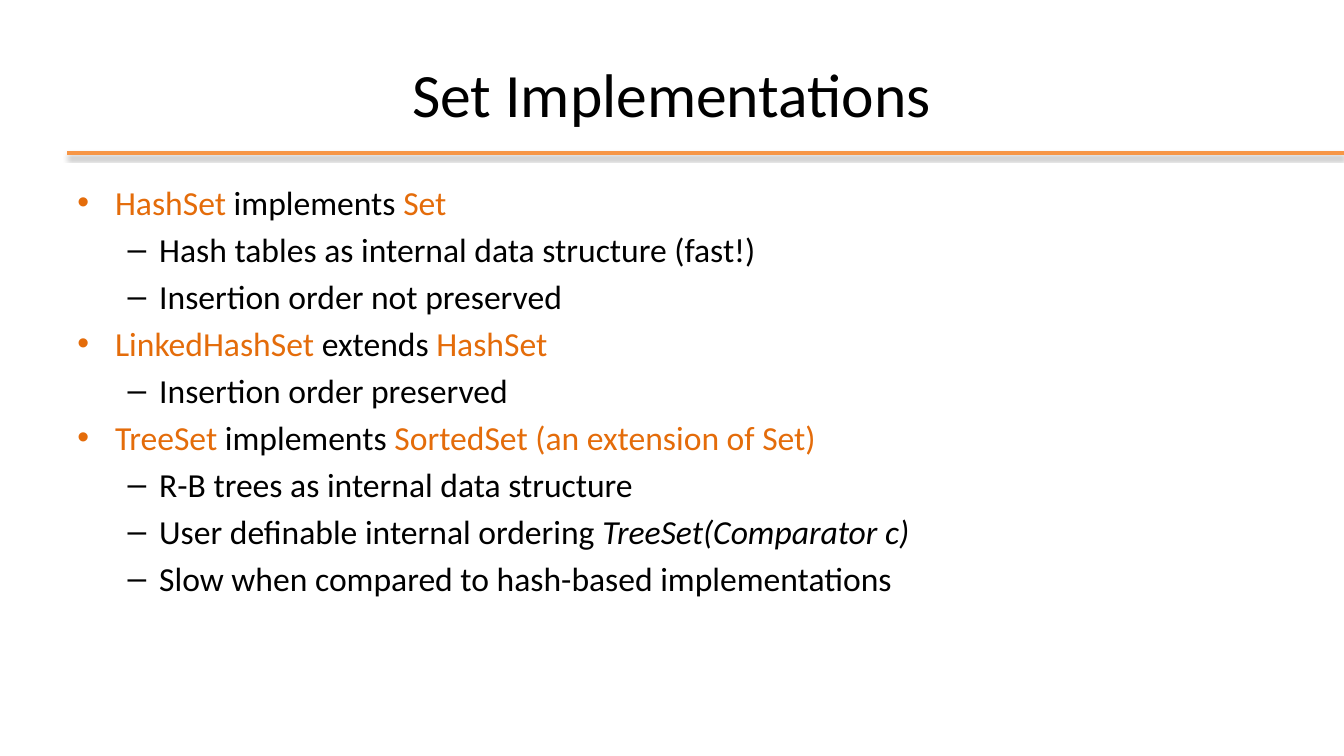
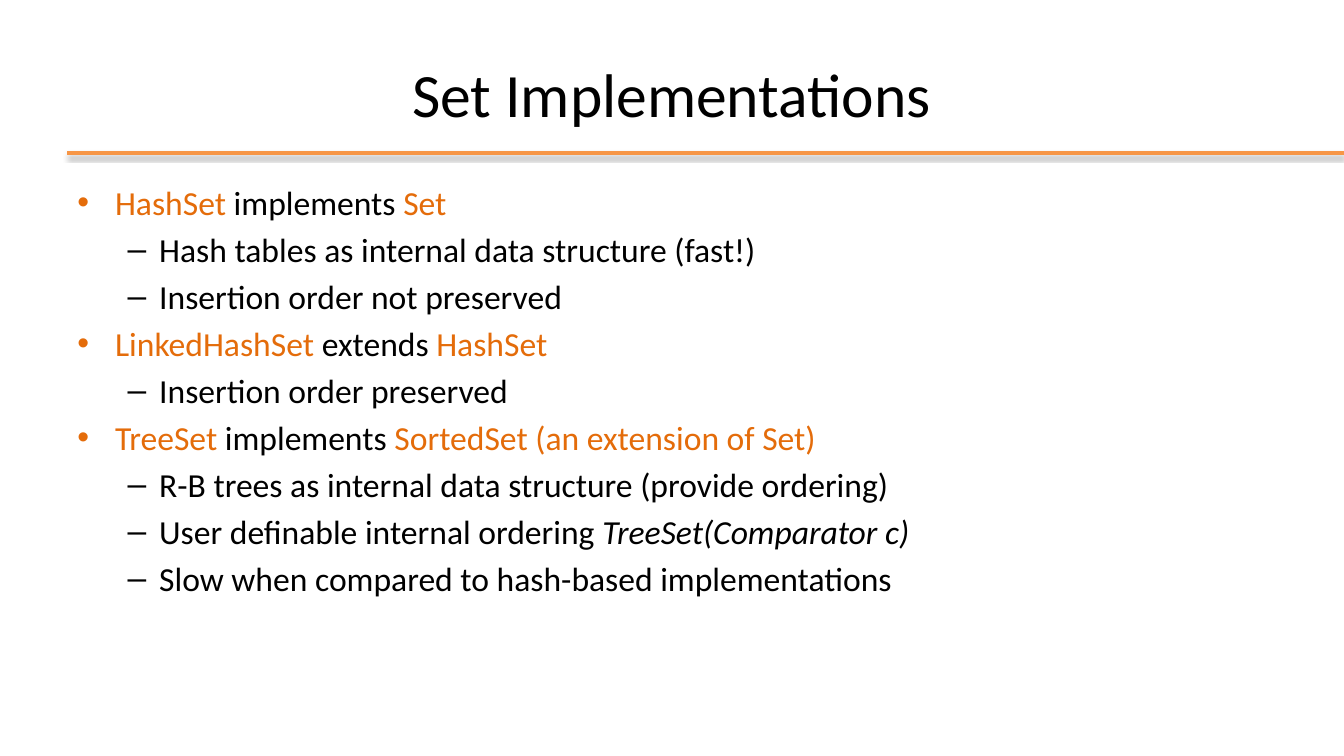
Before and after one commit to plctechnician/ooprogramming, a slide deck: slide 22 of java/slides/ppt/04 - Java Data Structures.pptx. Drawn at 1344x756 pixels with LibreOffice and Linux fonts; fonts in the diff are those of the drawing; background and template pictures are left out. Boxes give left, top, right and bottom in pixels: in the first picture for what was removed or moved away, otherwise in the second. Text is boxed around its words. In the diff, an @@ line names an element or a change of style, - is before the commit and + after.

```diff
--- a/java/slides/ppt/04 - Java Data Structures.pptx
+++ b/java/slides/ppt/04 - Java Data Structures.pptx
@@ text at (159, 472, 888, 503): text changed @@
-  – R-B trees as internal data structure
+  – R-B trees as internal data structure (provide ordering)
```
Also in this commit, not shown: 12 other slides changed.
